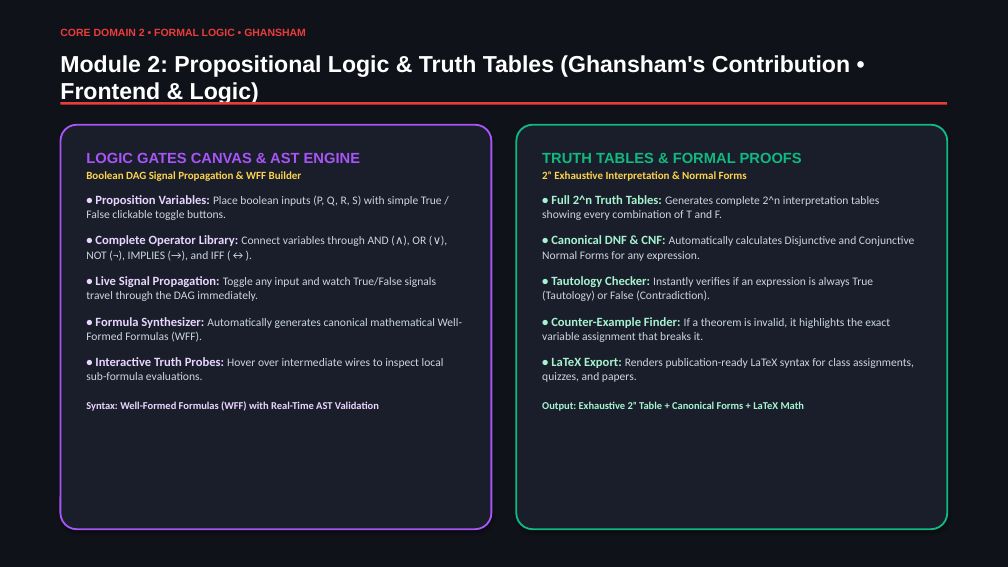
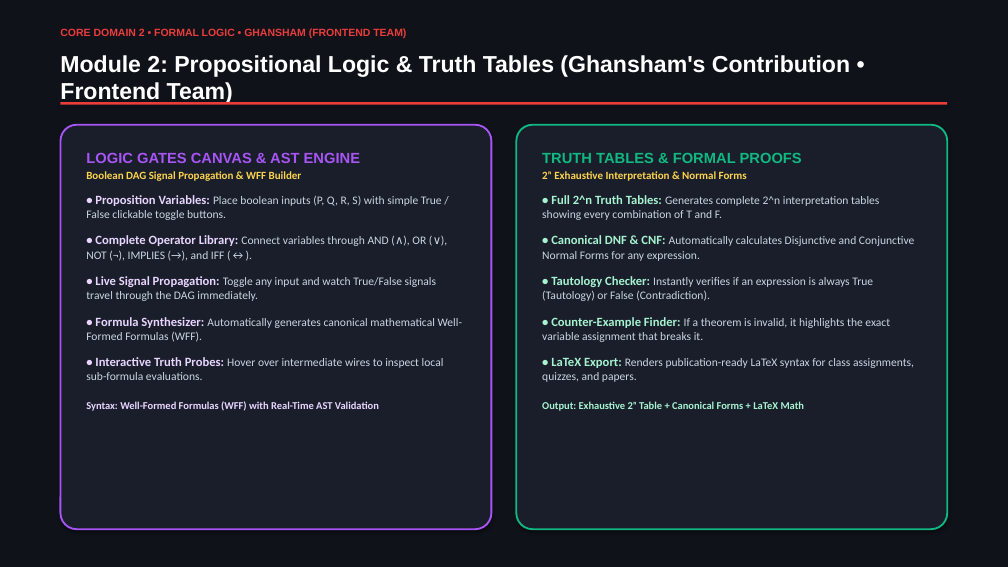
Before and after one commit to akash20065ray-sys/Logic_verse, a slide deck: slide 6 of LogicVerse_Presentation_With_Names.pptx. Drawn at 1008x567 pixels with LibreOffice and Linux fonts; fonts in the diff are those of the drawing. Boxes give left, top, right and bottom in pixels: in the first picture for what was removed or moved away, otherwise in the second. Text is boxed around its words. In the diff, an @@ line names an element or a change of style, - is before the commit and + after.

Commit message:
Align team member roles, modules, and full-stack ownership across slides and paper

```diff
--- a/LogicVerse_Presentation_With_Names.pptx
+++ b/LogicVerse_Presentation_With_Names.pptx
@@ text at [60, 28, 406, 38]: text changed @@
-CORE DOMAIN 2 • FORMAL LOGIC • GHANSHAM
+CORE DOMAIN 2 • FORMAL LOGIC • GHANSHAM (FRONTEND TEAM)
@@ text at [60, 55, 850, 105]: text changed @@
-Module 2: Propositional Logic & Truth Tables (Ghansham's Contribution • Frontend & Logic)
+Module 2: Propositional Logic & Truth Tables (Ghansham's Contribution • Frontend Team)
```
Also in this commit, not shown: 8 other slides changed, 4 other files.
